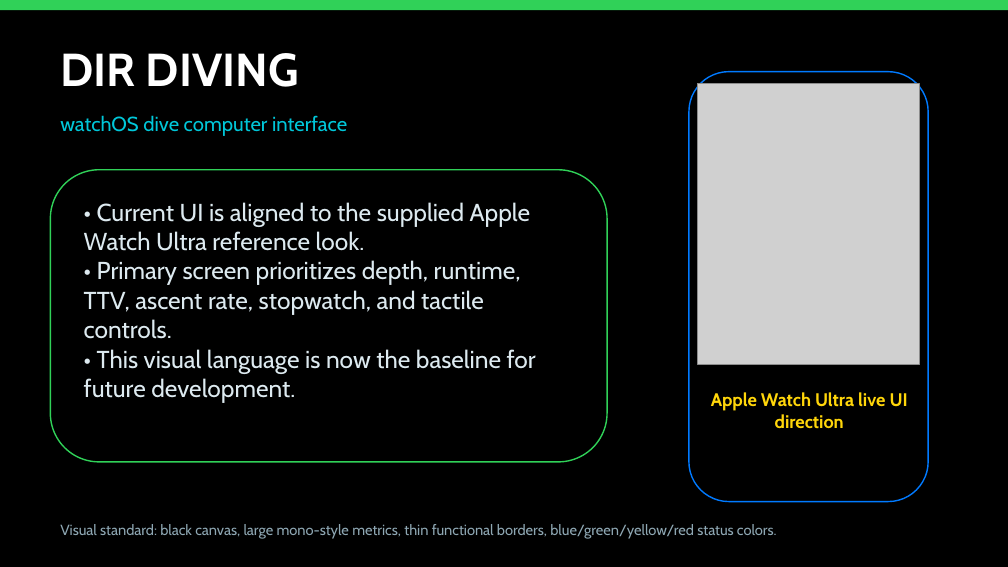
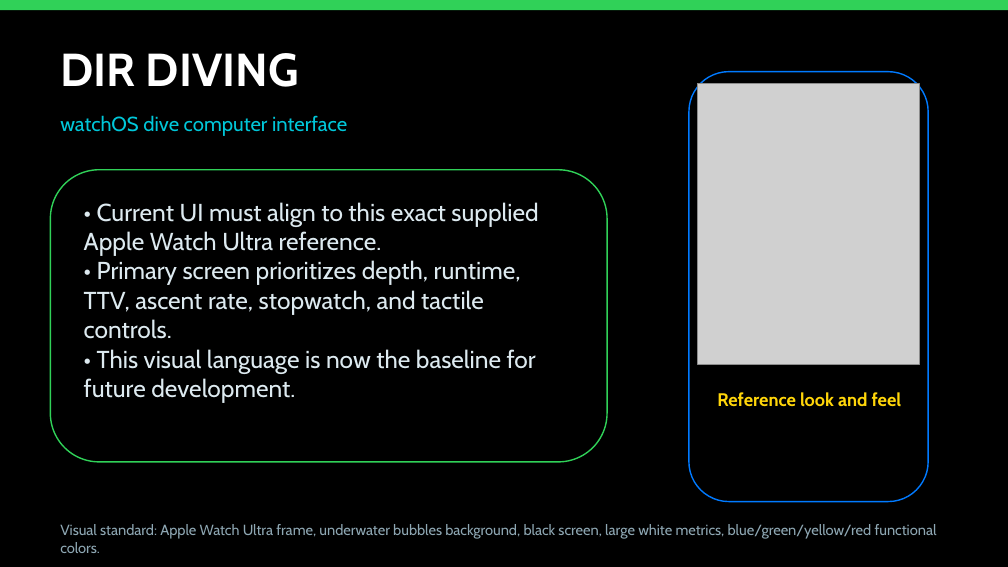
Before and after one commit to egopfe/DirDiving-App, a slide deck: slide 1 of DIR_DIVING_Project_Presentation.pptx. Drawn at 1008x567 pixels with LibreOffice and Linux fonts; fonts in the diff are those of the drawing; grey boxes stand for pictures. Boxes give left, top, right and bottom in pixels: in the first picture for what was removed or moved away, otherwise in the second. Text is boxed around its words. In the diff, an @@ line names an element or a change of style, - is before the commit and + after.

Commit message:
Use supplied watch reference look

```diff
--- a/DIR_DIVING_Project_Presentation.pptx
+++ b/DIR_DIVING_Project_Presentation.pptx
@@ text at (x1=84, y1=202, x2=538, y2=256): text changed @@
-• Current UI is aligned to the supplied Apple Watch Ultra reference look.
+• Current UI must align to this exact supplied Apple Watch Ultra reference.
@@ text at (x1=717, y1=392, x2=902, y2=407): text changed @@
-Apple Watch Ultra live UI direction
+Reference look and feel
@@ text at (x1=60, y1=524, x2=937, y2=553): text changed @@
-Visual standard: black canvas, large mono-style metrics, thin functional borders, blue/green/yellow/red status colors.
+Visual standard: Apple Watch Ultra frame, underwater bubbles background, black screen, large white metrics, blue/green/yellow/red functional colors.
```
Also in this commit, not shown: 8 other slides changed, 4 other files.
